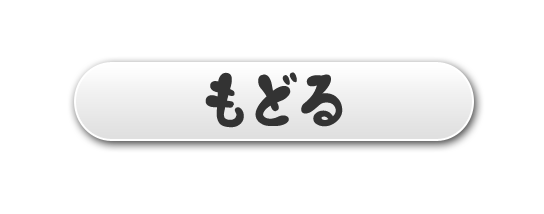
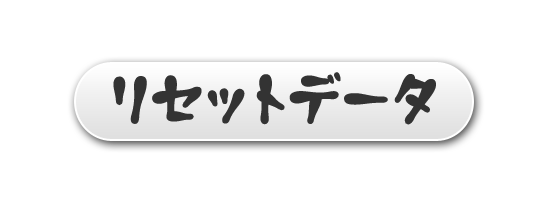
Comparing the layer stacks of the two (544, 214) images. Changes:
added layer "Reset (JA)" above "Leaderboards (JA)" over [113, 72, 436, 125]
hid "Back (JA)" over [205, 72, 343, 128]
